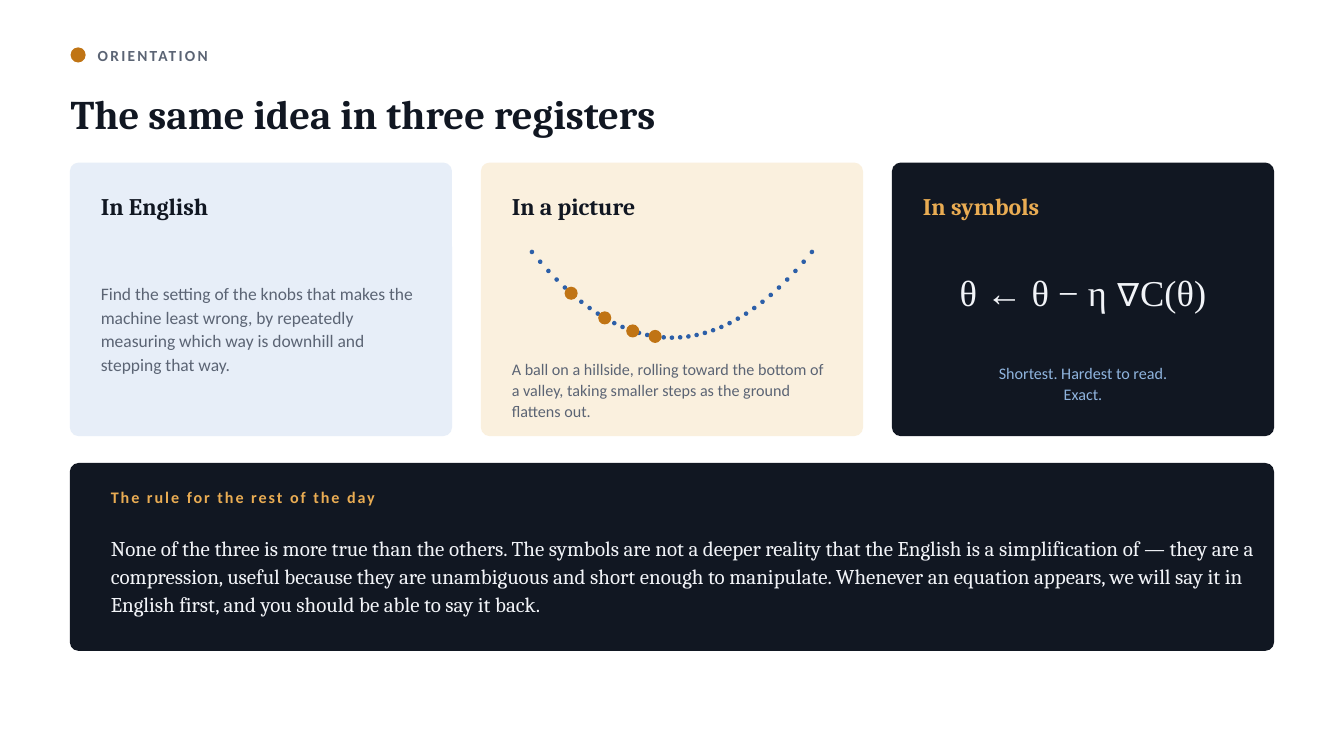
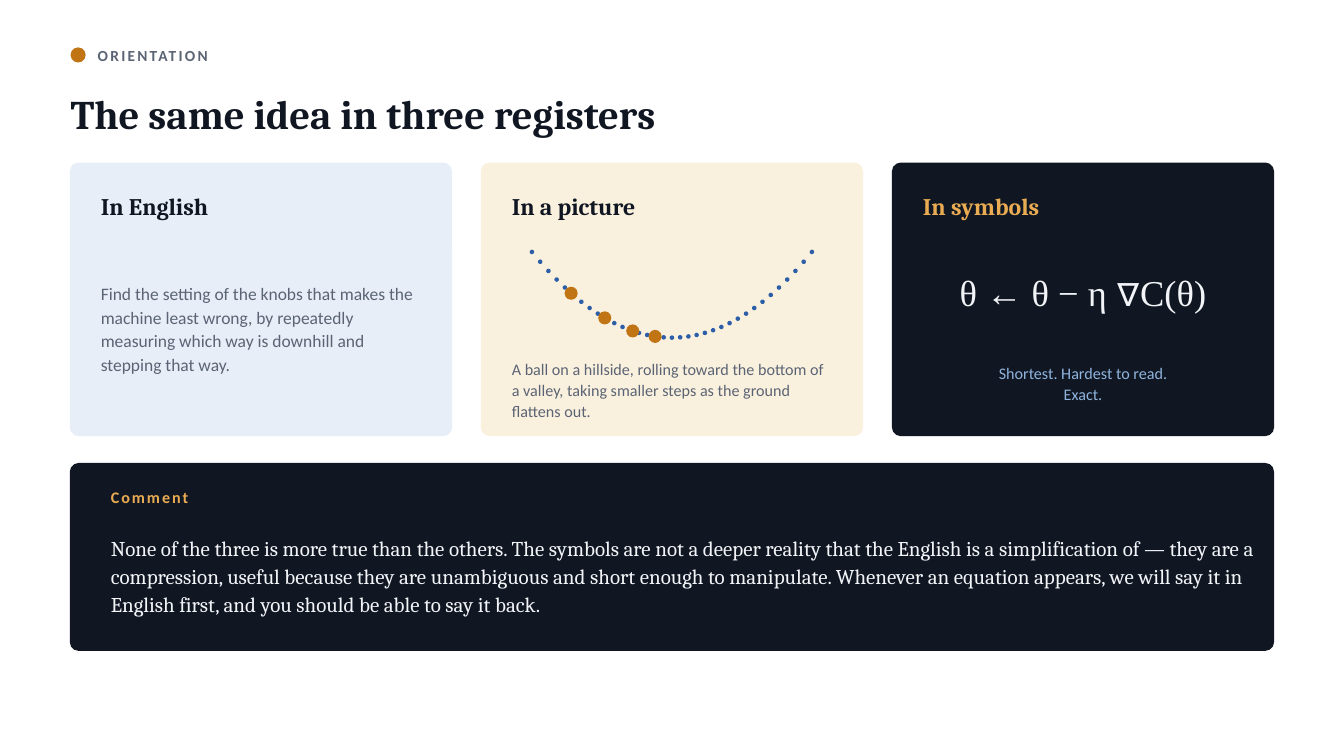
Before and after one commit to lindagaw/lindagaw.github.io, a slide deck: slide 8 of courses/COLL150-Fall26/Slides/Unit 5 - Loss Function Gradient and Descent.pptx. Drawn at 1344x756 pixels with LibreOffice and Linux fonts; fonts in the diff are those of the drawing. Boxes give left, top, right and bottom in pixels: in the first picture for what was removed or moved away, otherwise in the second. Text is boxed around its words. In the diff, an @@ line names an element or a change of style, - is before the commit and + after.

```diff
--- a/courses/COLL150-Fall26/Slides/Unit 5 - Loss Function Gradient and Descent.pptx
+++ b/courses/COLL150-Fall26/Slides/Unit 5 - Loss Function Gradient and Descent.pptx
@@ text at [111, 492, 188, 503]: text changed @@
-The rule for the rest of the day
+Comment
```
Also in this commit, not shown: 9 other slides changed, 6 other files.
